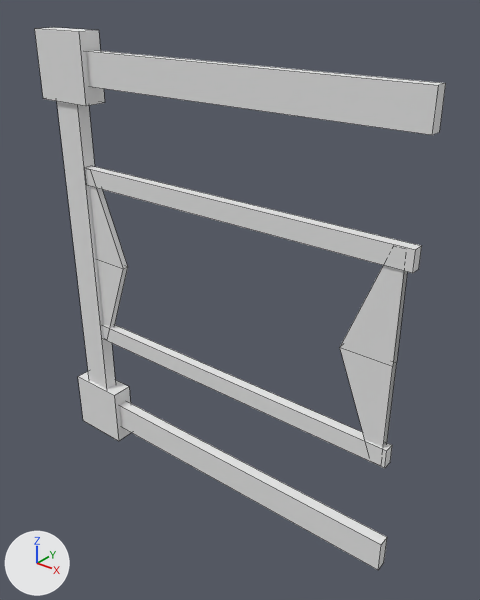
The Blender file Assets/Custom Models/balcony railing.blend as it was, and as the next commit left it.
Both versions are drawn from a 50 mm lens placed at (16.86, -10.13, 11.55), pointed at (5.99, 3.46, 3.12). Every picture has the same lights, and +X, +Y and +Z are marked at lower left. Mesh edges are drawn as thin lines.

The older version as bpy lines, for what is in view:
```python
me_cube_007 = bpy.data.meshes.new('Cube.007')
me_cube_007.from_pydata(...)  # 80 vertices, 58 faces; spans x -2.1..23.9, y -25.0..4.2, z -2.1..2.1
me_cube_007.materials.append(mat_material)  # white #e7e7e7
ob_cube_007 = bpy.data.objects.new('Cube.007', me_cube_007)
ob_cube_007.location = (0.0, 2.91, 8.19)
ob_cube_007.rotation_euler = (1.571, 0.0, 0.0)  # degrees (90, 0, 0)
ob_cube_007.scale = (0.48, 0.48, 0.173)
```
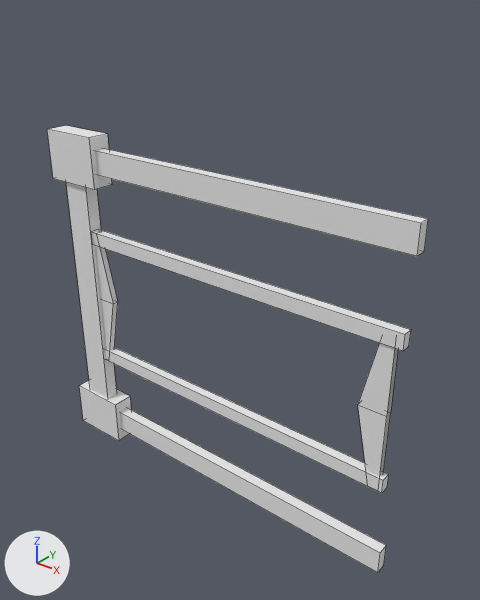
Changed parts and their boxes [x1, y1, x2, y2] in the pictures (480 x 600 px; the box of a moved part takes in the faces that stretch with it):
'Cube.007', reshaped, moved, rescaled (7% narrower, 18% shorter)
    before: [35, 27, 446, 570]
    after: [47, 126, 428, 573]
part 1 of me_cube_007, moved or reshaped
    before: [78, 371, 131, 441]
    after: [79, 381, 131, 441]
part 2 of me_cube_007, moved or reshaped
    before: [35, 27, 105, 106]
    after: [47, 126, 112, 190]
part 3 of me_cube_007, moved or reshaped
    before: [86, 166, 422, 273]
    after: [93, 230, 411, 351]
part 4 of me_cube_007, moved or reshaped
    before: [102, 325, 392, 468]
    after: [105, 347, 389, 493]
part 5 of me_cube_007, moved or reshaped
    before: [57, 101, 116, 389]
    after: [66, 182, 116, 399]
part 6 of me_cube_007, moved or reshaped
    before: [86, 50, 446, 135]
    after: [95, 149, 428, 256]
part 7 of me_cube_007, moved or reshaped
    before: [119, 401, 387, 570]
    after: [120, 408, 386, 573]
part 8 of me_cube_007, moved or reshaped
    before: [89, 186, 128, 327]
    after: [95, 245, 118, 350]
part 9 of me_cube_007, moved or reshaped
    before: [340, 265, 407, 447]
    after: [358, 343, 398, 477]

Patch to the scene script:
```diff
--- a/Assets/Custom Models/balcony railing.blend.py
+++ b/Assets/Custom Models/balcony railing.blend.py
@@ me_cube_007 @@
 me_cube_007.from_pydata(...)  # 80 vertices, 58 faces; spans x -2.1..23.9, y -25.0..4.2, z -2.1..2.1
 # used by ob_cube_007; location = (0.0, 2.91, 8.19); rotation_euler = (1.571, 0.0, 0.0), in degrees (90, 0, 0); scale = (0.48, 0.48, 0.173)
+# me_cube_007 part 1: the loose piece of 8 vertices spanning x -2.1..2.1, y -25.0..-20.8, z -2.1..2.1 is moved by (1.2, 24.9, -2.1)
+# me_cube_007 part 2: the loose piece of 8 vertices spanning x -2.1..2.1, y 0.0..4.2, z -2.1..2.1 is moved by (1.2, 24.9, -2.1)
+# me_cube_007 part 3: the loose piece of 8 vertices spanning x 0.9..23.8, y -5.2..-4.0, z -0.7..1.0 is moved by (1.2, 24.9, -2.1)
+# me_cube_007 part 4: the loose piece of 8 vertices spanning x 0.7..23.6, y -16.6..-15.5, z -0.7..1.0 is moved by (1.2, 24.9, -2.1)
+# me_cube_007 part 5: the loose piece of 8 vertices spanning x -1.0..1.0, y -21.8..1.0, z -1.0..1.5 is moved by (1.2, 24.9, -2.1)
+# me_cube_007 part 6: the loose piece of 8 vertices spanning x 1.1..23.9, y 1.1..3.1, z -1.0..1.0 is moved by (1.2, 24.9, -2.1)
+# me_cube_007 part 7: the loose piece of 8 vertices spanning x 1.1..23.9, y -23.9..-21.9, z -1.0..1.0 is moved by (1.2, 24.9, -2.1)
+# me_cube_007 part 8: all 2 vertices in x 3.7, y -10.4, z -0.5..0.7 are moved by (-0.1, 24.9, -2.1)
+# me_cube_007 part 9: all 2 vertices in x 20.3, y -10.4, z -0.5..0.7 are moved by (2.6, 24.9, -2.1)
 me_cube_007.materials.append(mat_material)
@@ ob_cube_007 @@
 ob_cube_007 = bpy.data.objects.new('Cube.007', me_cube_007)
-ob_cube_007.location = (0.0, 2.91, 8.19)
+ob_cube_007.location = (-0.58, 2.55, -3.76)
 ob_cube_007.rotation_euler = (1.571, 0.0, 0.0)  # degrees (90, 0, 0)
-ob_cube_007.scale = (0.48, 0.48, 0.173)
+ob_cube_007.scale = (0.48, 0.38, 0.173)
```
